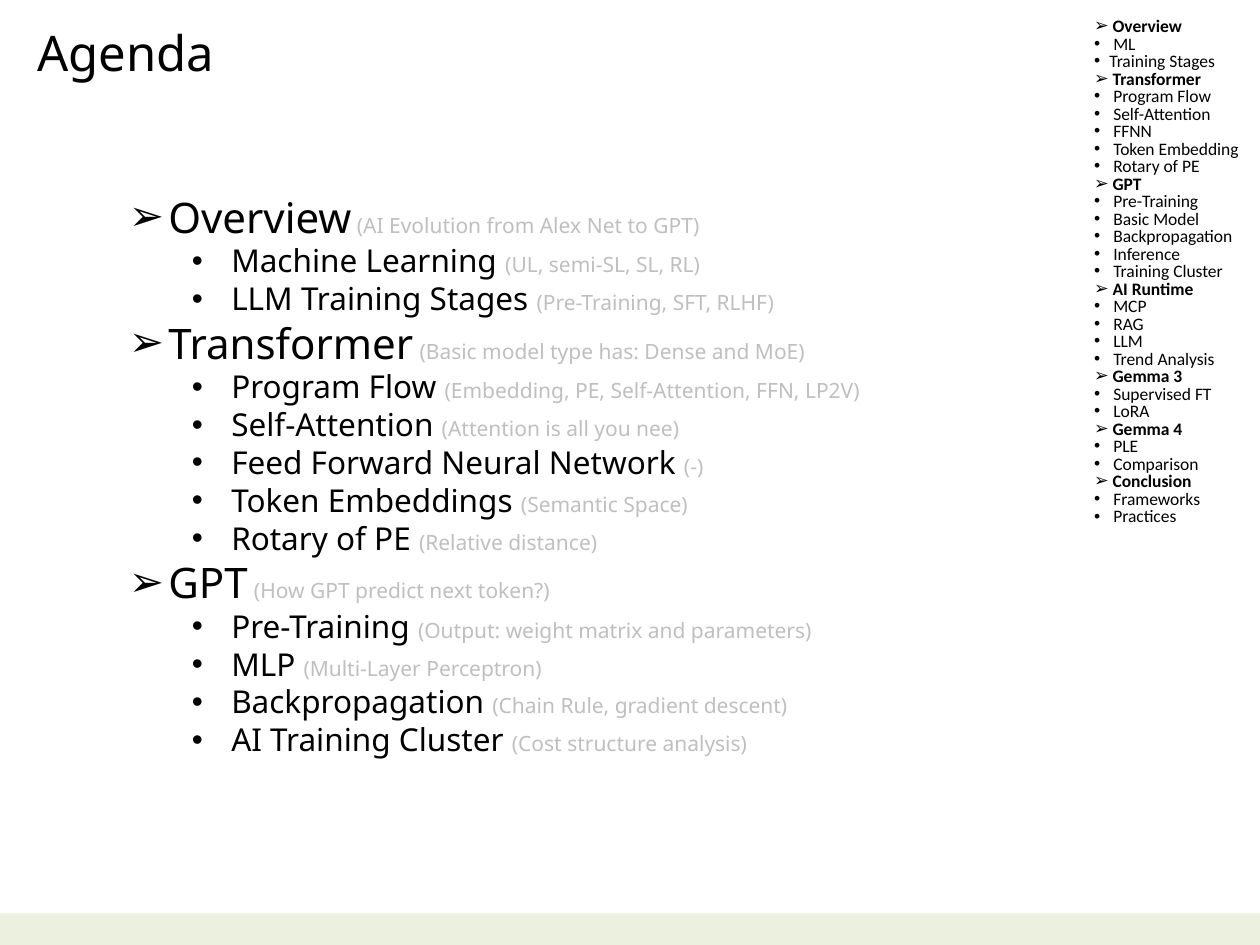
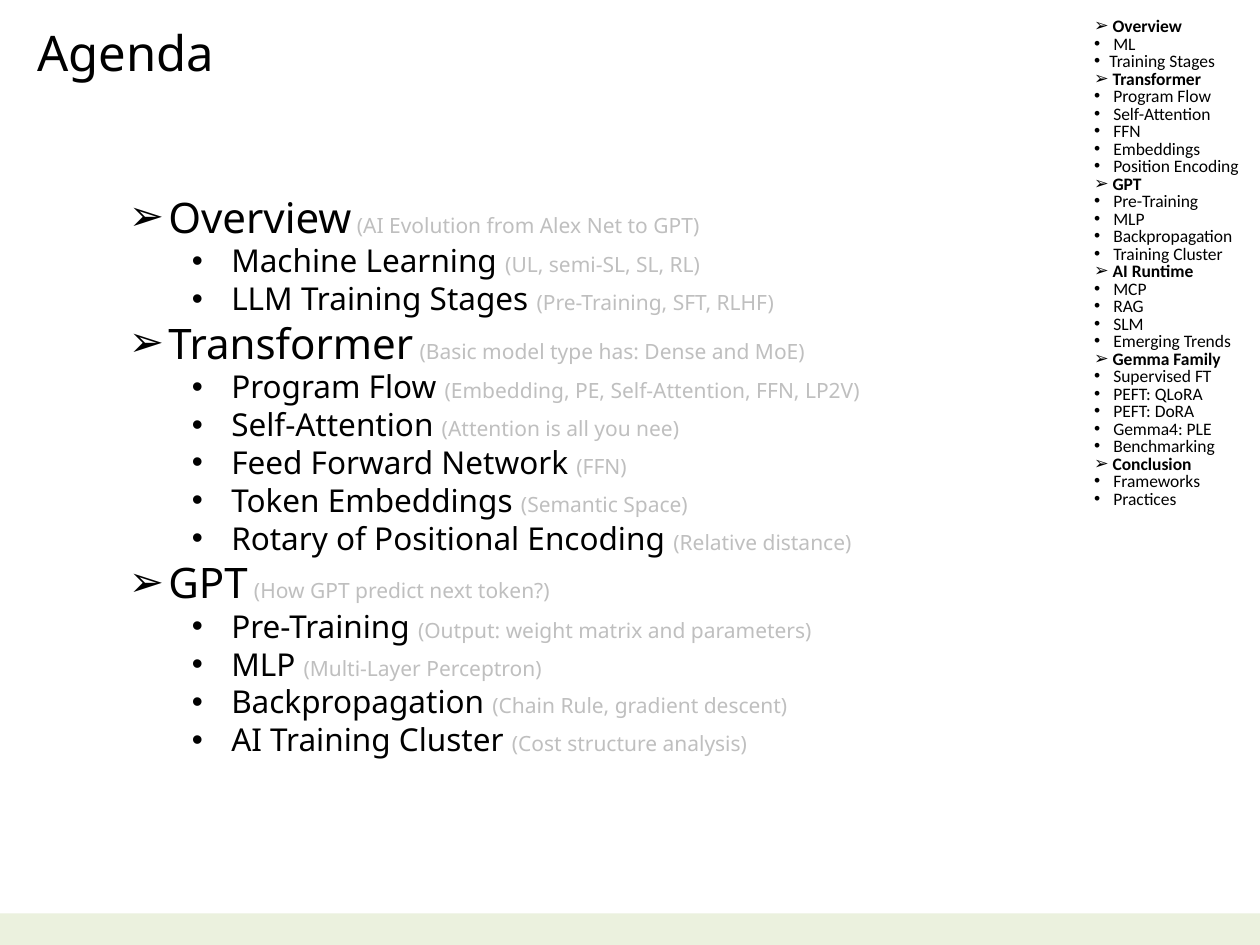
Before and after one commit to navibator/crazy-ai, a slide deck: slide 2 of ai.pptx. Drawn at 1260x945 pixels with LibreOffice and Linux fonts; fonts in the diff are those of the drawing. Boxes give left, top, right and bottom in pixels: in the first picture for what was removed or moved away, otherwise in the second. Text is boxed around its words. In the diff, an @@ line names an element or a change of style, - is before the commit and + after.

```diff
--- a/ai.pptx
+++ b/ai.pptx
@@ text at <box>1113,125,1239,175</box>: text changed @@
-    • FFNN
-    • Token Embedding
-    • Rotary of PE
+    • FFN
+    • Embeddings
+    • Position Encoding
@@ text at <box>1113,213,1144,225</box>: text changed @@
-    • Basic Model
+    • MLP
@@ text at <box>1113,248,1180,260</box>: paragraph removed @@
-    • Inference
@@ text at <box>1113,318,1231,368</box>: text changed @@
-    • LLM
-    • Trend Analysis
-➢ Gemma 3
+    • SLM
+    • Emerging Trends
+➢ Gemma Family
@@ text at <box>1113,388,1215,455</box>: text changed @@
-    • LoRA
-➢ Gemma 4
-    • PLE
-    • Comparison
+    • PEFT: QLoRA
+    • PEFT: DoRA
+    • Gemma4: PLE
+    • Benchmarking
@@ text at <box>231,450,626,477</box>: text changed @@
-  • Feed Forward Neural Network (-)
+  • Feed Forward Network (FFN)
@@ text at <box>231,526,852,558</box>: text changed; size 12 to 18 pt; text colour #BFBFBF to #000000 @@
-  • Rotary of PE (Relative distance)
+  • Rotary of Positional Encoding (Relative distance)
```
Also in this commit, not shown: 4 other slides changed, 1 other file.
